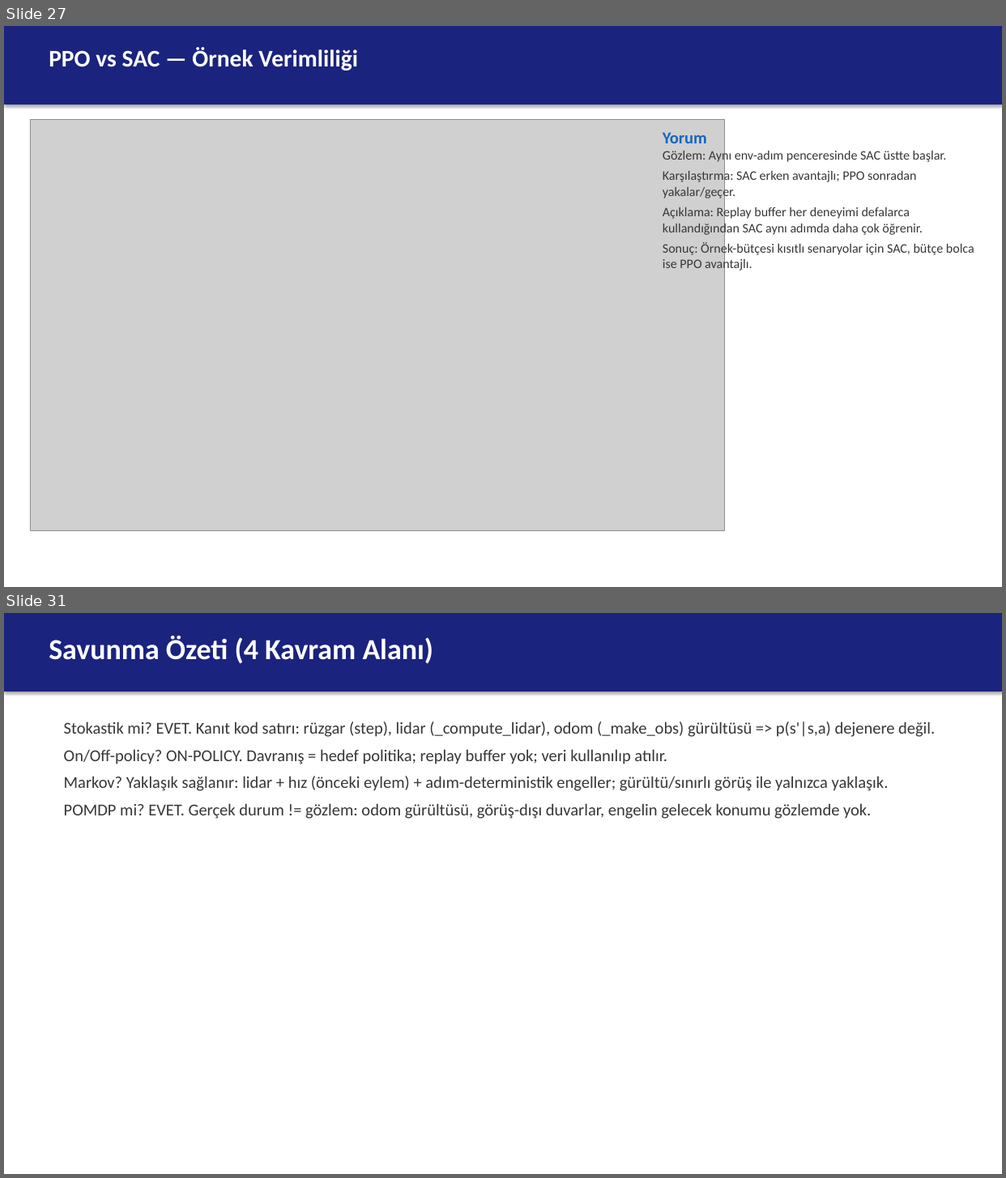
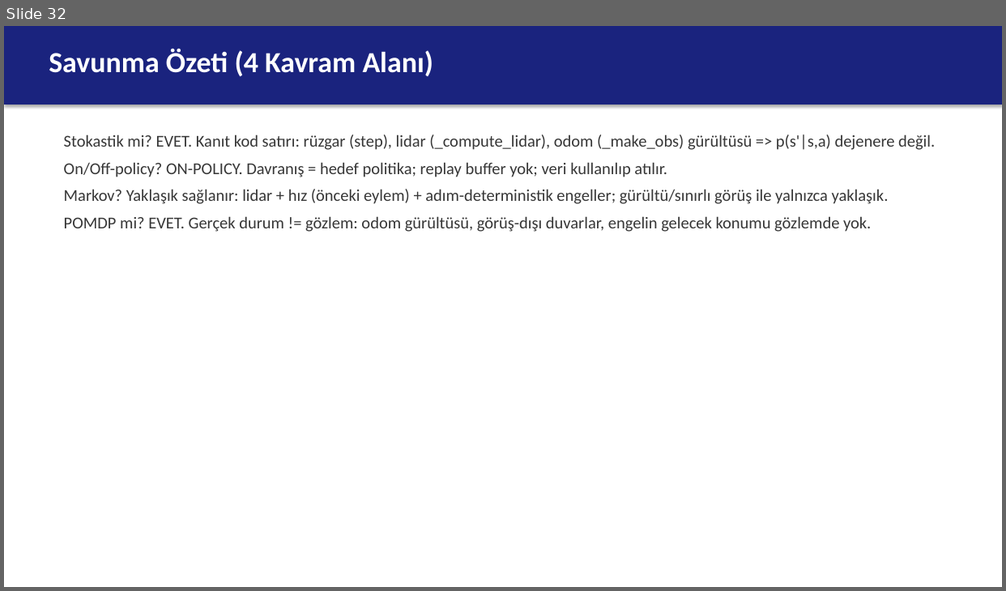
Before and after one commit to berkeryigit/rl_drone_pathfinding, a slide deck: deliverables/sunum/220202046_sunum.pptx. Shown one above the other, each under a label of ours: slides 27 and 31 before the commit, slide 32 after it; the slides between them are not shown. The pictures are 1006x1178 and 1006x591 pixels, drawn with LibreOffice and Linux fonts; fonts in the diff are those of the drawing; grey boxes stand for pictures. Boxes give left, top, right and bottom in pixels: in the first picture for what was removed or moved away, otherwise in the second. Text is boxed around its words. In the diff, an @@ line names an element or a change of style, - is before the commit and + after.

```diff
--- a/deliverables/sunum/220202046_sunum.pptx
+++ b/deliverables/sunum/220202046_sunum.pptx
@@ slide 27 removed at <box>4,26,1002,587</box>, background #FFFFFF @@
@@ rectangle removed at <box>4,26,1002,105</box> @@
@@ text removed at <box>49,47,358,71</box> @@
-PPO vs SAC — Örnek Verimliliği
@@ picture removed at <box>30,120,725,531</box> @@
@@ text removed at <box>663,132,974,273</box> @@
-Yorum
-Gözlem: Aynı env-adım penceresinde SAC üstte başlar.
-Karşılaştırma: SAC erken avantajlı; PPO sonradan yakalar/geçer.
-Açıklama: Replay buffer her deneyimi defalarca kullandığından SAC aynı adımda daha çok öğrenir.
-Sonuç: Örnek-bütçesi kısıtlı senaryolar için SAC, bütçe bolca ise PPO avantajlı.
@@ what was slide 31 is now slide 32 @@
```
Also in this commit, not shown: 2 slides changed, 6 slides added, 4 other slides removed, 37 other files.
